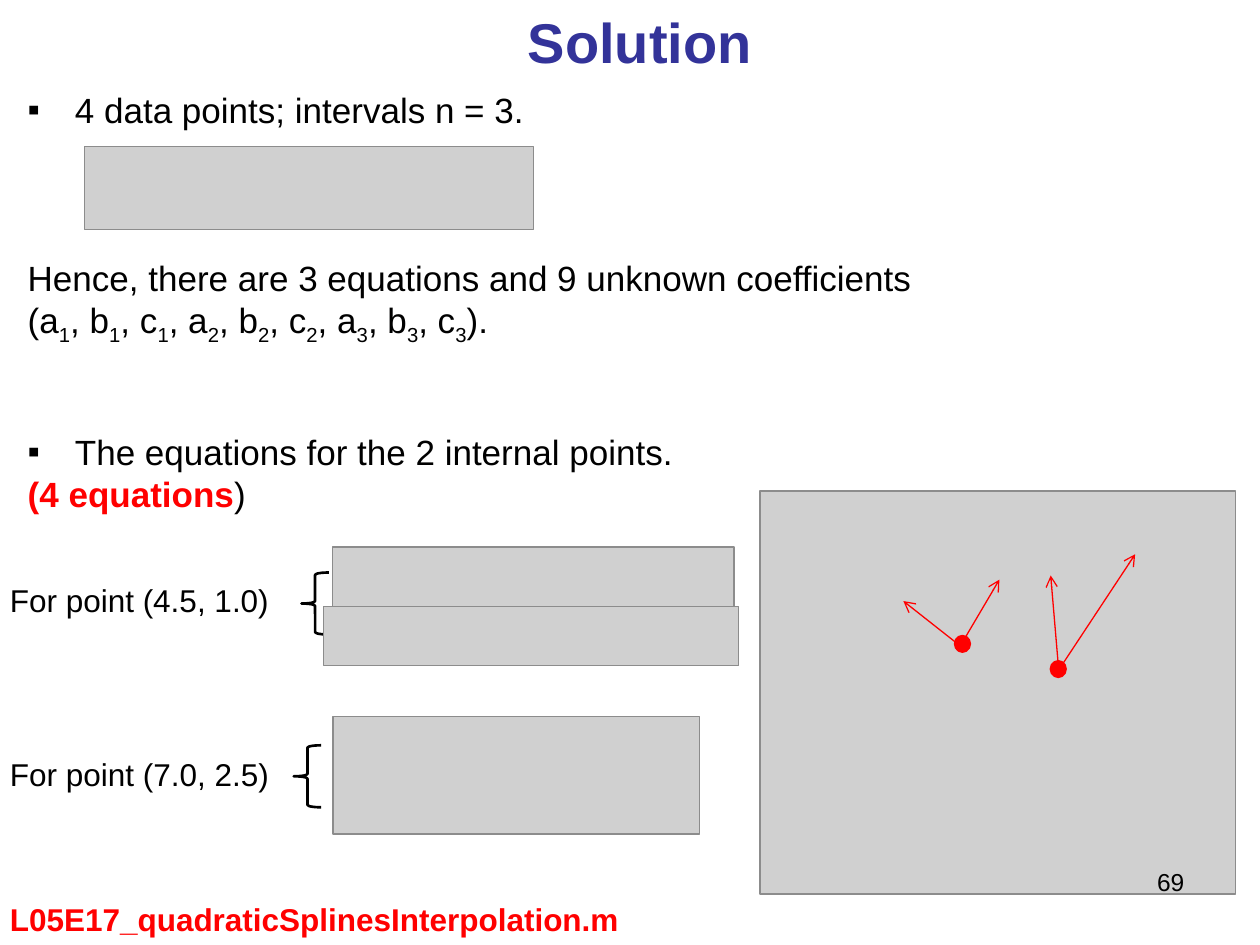
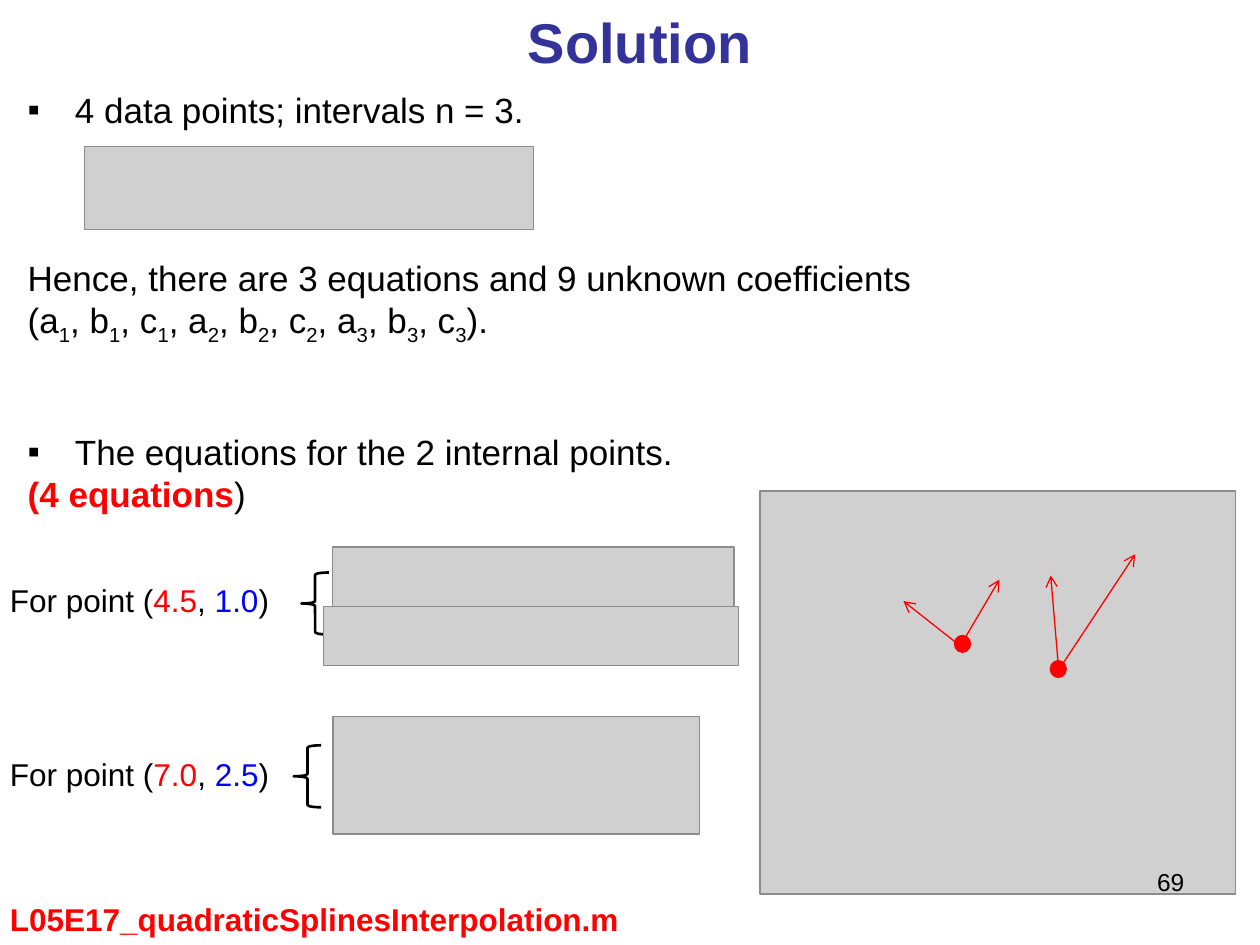
Before and after one commit to AzdiarGazder/MECH201, a slide deck: slide 69 of MECH201_L05/MECH201_L05_wk05_AAG.pptx. Drawn at 1260x945 pixels with LibreOffice and Linux fonts; fonts in the diff are those of the drawing; grey boxes stand for pictures. Boxes give left, top, right and bottom in pixels: in the first picture for what was removed or moved away, otherwise in the second. Text is boxed around its words. In the diff, an @@ line names an element or a change of style, - is before the commit and + after.

```diff
--- a/MECH201_L05/MECH201_L05_wk05_AAG.pptx
+++ b/MECH201_L05/MECH201_L05_wk05_AAG.pptx
@@ text "For point (4.5, 1.0)" at (x1=10, y1=589, x2=269, y2=618): text colour #000000 to #FF0000 in "(4.5,"; text colour #000000 to #0000FF in "1.0)" @@
@@ text "For point (7.0, 2.5)" at (x1=10, y1=763, x2=269, y2=792): text colour #000000 to #FF0000 in "(7.0,"; text colour #000000 to #0000FF in "2.5)" @@
```
Also in this commit, not shown: 2 other slides changed.
